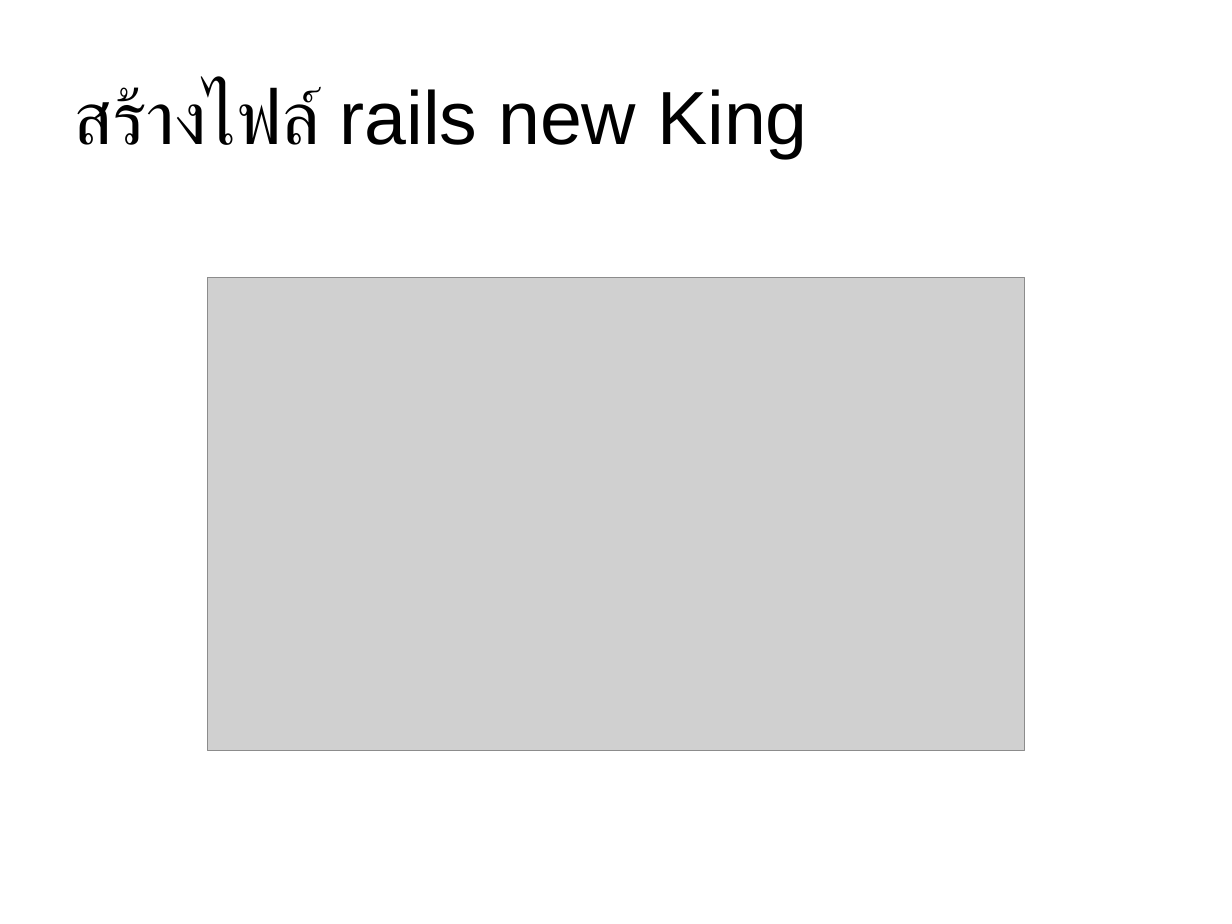
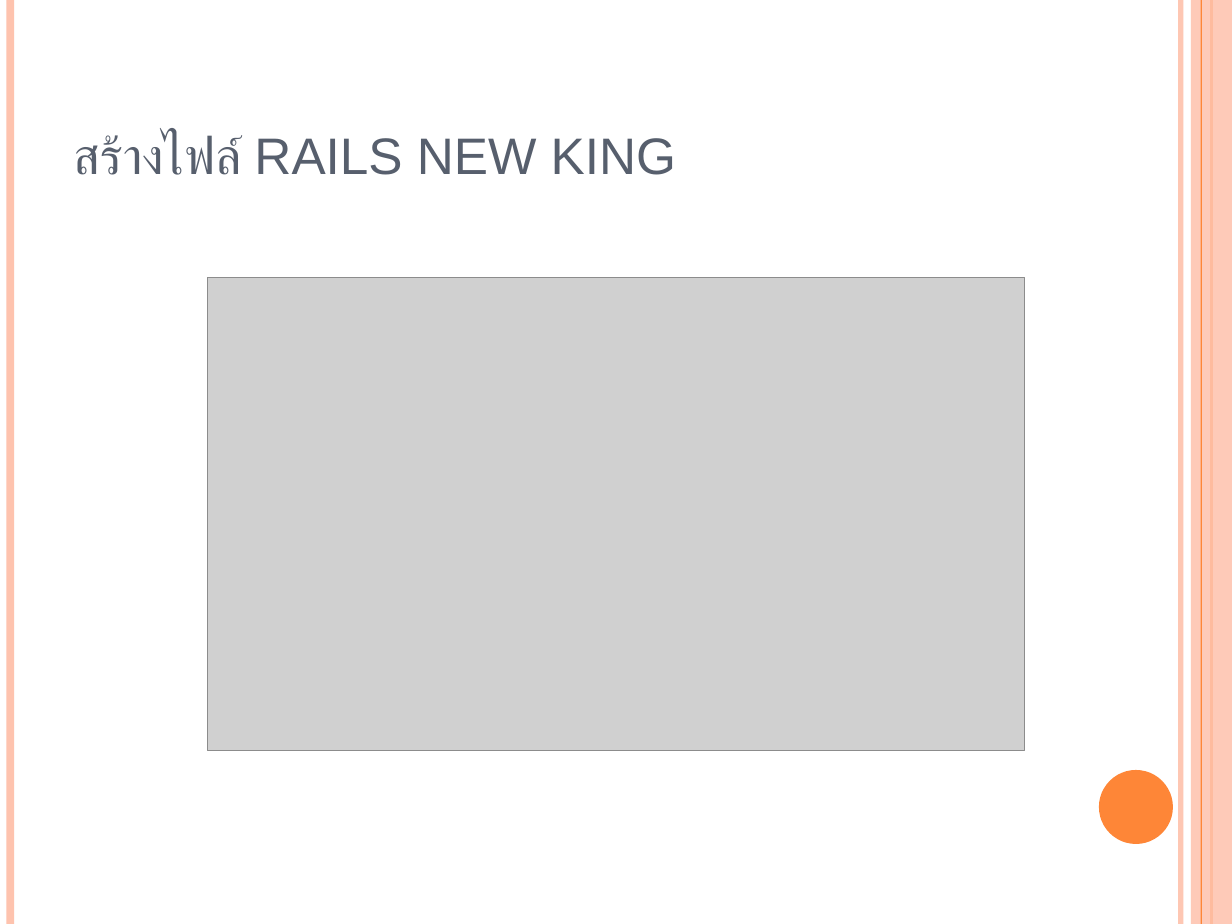
Before and after one commit to Mittapap/interview_rails, a slide deck: slide 2 of presentation.ppt. Drawn at 1232x924 pixels with LibreOffice and Linux fonts; fonts in the diff are those of the drawing; grey boxes stand for pictures. Boxes give left, top, right and bottom in pixels: in the first picture for what was removed or moved away, otherwise in the second. Text is boxed around its words. In the diff, an @@ line names an element or a change of style, - is before the commit and + after.

```diff
--- a/presentation.ppt
+++ b/presentation.ppt
@@ line added from (10, 0) to (10, 924), #FEC3AE 4.51 pt @@
@@ line added from (1180, 0) to (1180, 924), #FEC3AE 3 pt @@
@@ rectangle added at bbox=[1191, 0, 1232, 924], fill #FEC3AE at 87% opacity @@
@@ line added from (1201, 0) to (1201, 924), #FE8637 0.74 pt @@
@@ line added from (1211, 0) to (1211, 924), #FE8637 1.5 pt @@
@@ title "สร้างไฟล์ RAILS NEW KING" at bbox=[74, 134, 676, 175]: vertical alignment middle to bottom @@
@@ title at bbox=[74, 134, 676, 175]: text changed; size 44 to 30 pt; text colour #000000 to #575F6D @@
-สร้างไฟล์ rails new King
+สร้างไฟล์ RAILS NEW KING
@@ ellipse added at bbox=[1099, 770, 1173, 844], fill #FE8637 @@
```
Also in this commit, not shown: 13 other slides changed, 5 slides added, 1 slide removed.
